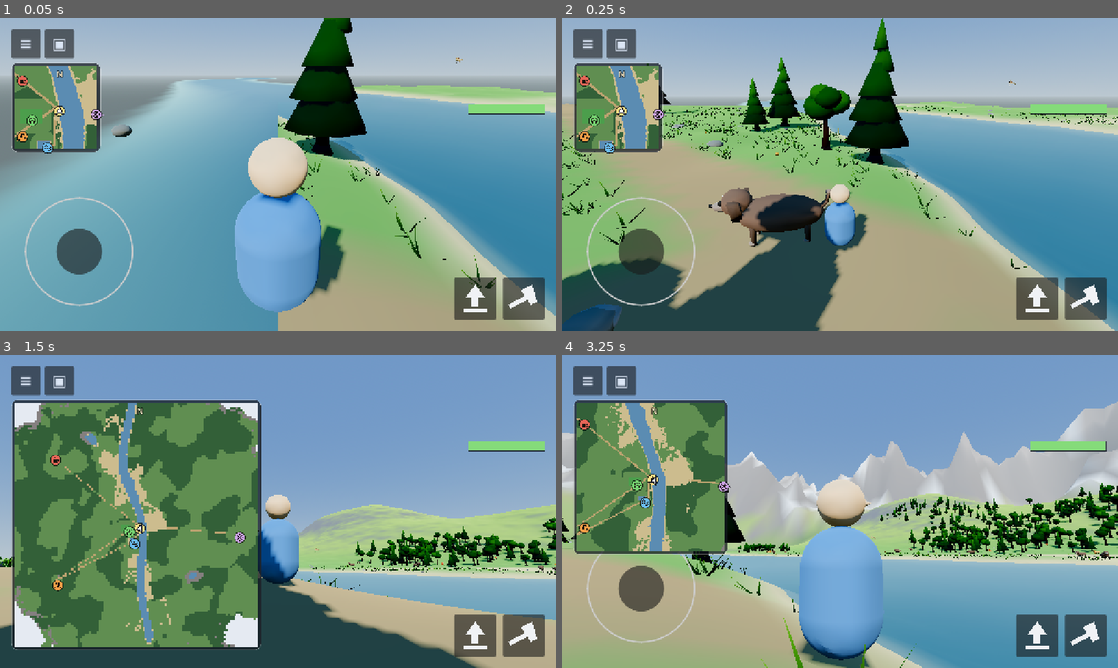
Above: before the commit, frames 1-4 (two rows, left to right).
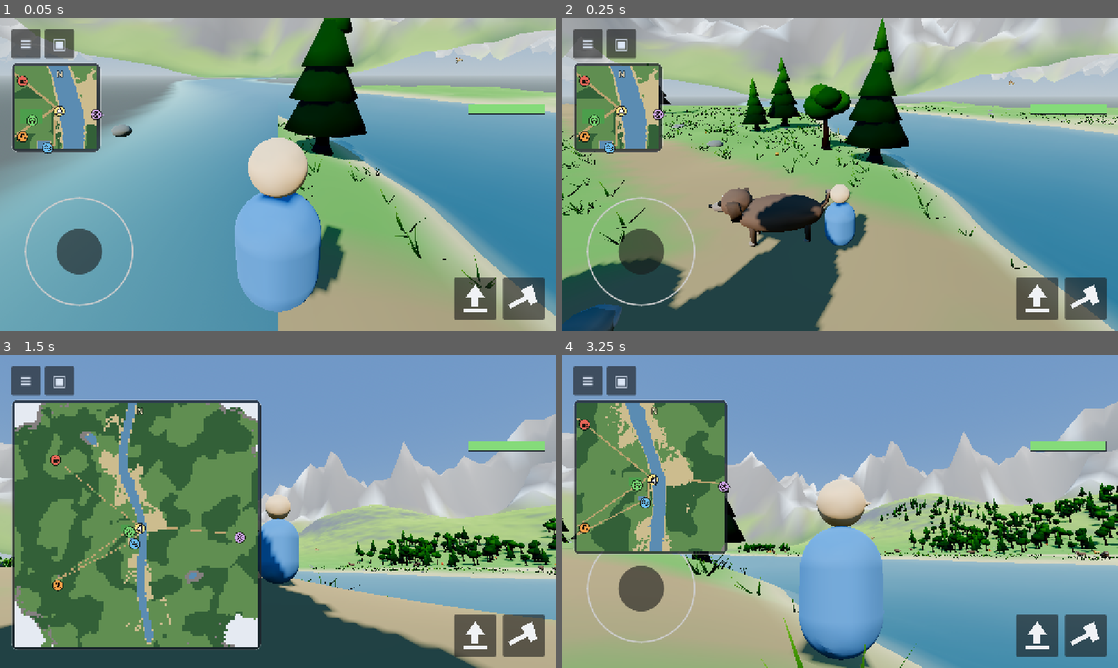
Above: after the commit, the same moments.

Repository: kabartay/aava
Game: Godot game, scene res://main.tscn
Two runs of this game, one before a commit and one after it. Both use one fixed random seed, a clock stepped at 60 frames per second and the inputs below.
Inputs (mouse positions are in pixels of both pictures, inside the frame that each line leads up to):
- Up to frame 1 (0.05 s): no input
- Up to frame 2 (0.25 s): no input
- Up to frame 3 (1.5 s): tap Enter at 0.5 s; drag from (278, 511) to (333, 442) at 0.52 s; drag from (55, 445) to (250, 574) at 1.27 s
- Up to frame 4 (3.25 s): move the mouse to (895, 442) at 2.02 s; hold D (move_right) 2.03-2.75 s; tap Enter at 2.1 s; drag from (812, 574) to (673, 464) at 2.77 s

The runs differ from the first frame. In frame 1, 13% of the frame differs, in the area x 0-100%, y 0-20%; in frame 2, 18%, in the area x 0-100%, y 0-26%; in frame 3, 9.1%; in frame 4, less than 0.1%.

Commit message:
Point each horse a way it will still be facing on the other phone
Which way a horse stands was drawn at random when the herd was turned out.
Nothing saves it, so it is redrawn every time the valley is built — and two
children sharing a valley from two phones would each see the same horse
facing a different way. It comes from where the horse stands now, which is
the same on both phones and the same tomorrow.

Diff:
--- a/src/world/mounts.gd
+++ b/src/world/mounts.gd
@@ -329,7 +329,10 @@
 		else:
 			var bearing := TAU * float(i - 1) / float(maxi(count - 1, 1)) + 0.6
 			spot = _grazing_spot(camp, bearing, 140.0 + 60.0 * float(i % 3))
-		place(MountKinds.horse_id(i), spot, randf() * TAU)
+		# Facing worked out from where it stands rather than drawn at random:
+		# two children on two phones share a valley, and a horse cannot be
+		# facing two ways at once.
+		place(MountKinds.horse_id(i), spot, fmod(spot.x * 0.37 + spot.z * 0.11, TAU))
 
 ## Somewhere within sight of where a child wakes up that a horse would stand.
 ## Tries a few paces off first, then rings further out.
